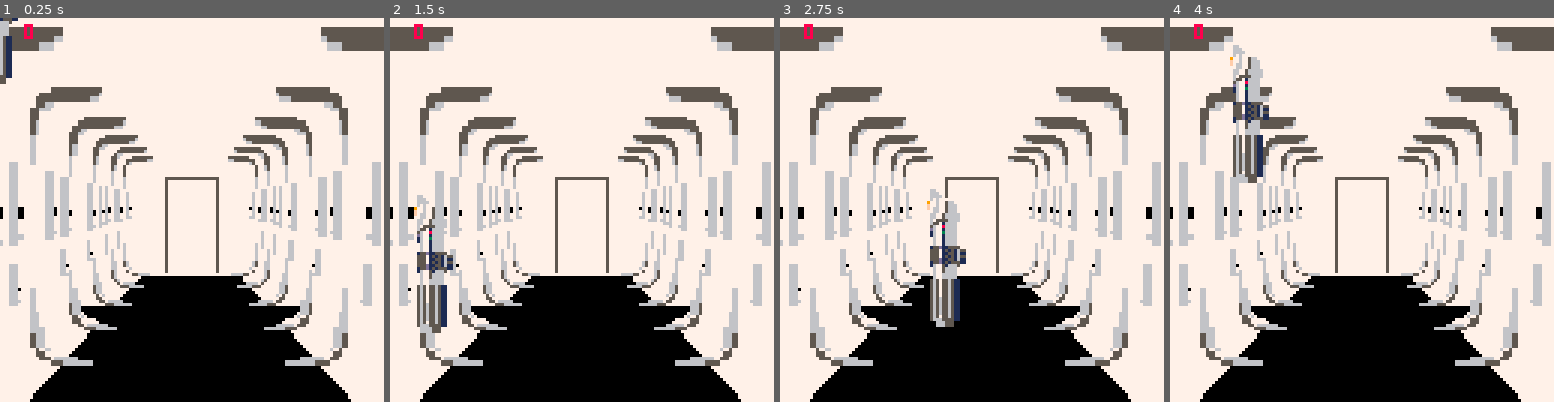
Above: before the commit, frames 1-4 (left to right).
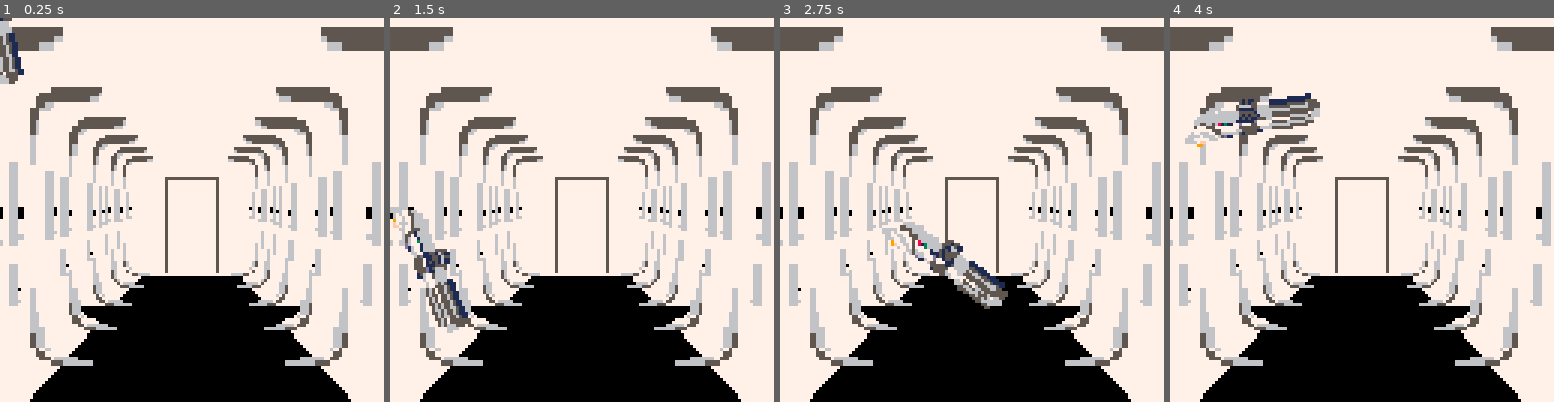
Above: after the commit, the same moments.

Repository: Chovin/Litghtsaber
Game: PICO-8 cartridge litghtsaber-gpio.p8
Same seed, same stepped clock (60 frames per second), same inputs: the game is played once before the commit and once after it.
Inputs (mouse positions are in pixels of both pictures, inside the frame that each line leads up to):
- Up to frame 1 (0.25 s): no input
- Up to frame 2 (1.5 s): tap X (X key) at 0.33, 1.07 s; click (670, 121) at 0.67 s; tap O (Z key) at 0.7 s; click (436, 267) at 1.22 s
- Up to frame 3 (2.75 s): hold Right 1.6-2.1 s; hold P2 Left 1.6-2.1 s; tap O (Z key) at 1.7, 2.1, 2.5 s; click (887, 114) at 1.77 s; tap X (X key) at 1.85 s; hold Up 2.15-2.42 s; hold P2 Down 2.15-2.42 s; click (952, 259) at 2.32 s; hold Right from 2.47 s (still down); hold P2 Left from 2.47 s (still down)
- Up to frame 4 (4 s): click (1404, 106) at 2.87 s; tap O (Z key) at 2.9, 3.3, 3.7 s; tap X (X key) at 2.97 s; release Right at 3.03 s; release P2 Left at 3.03 s; hold Left 3.08-3.58 s; hold P2 Right 3.08-3.58 s; click (1465, 256) at 3.42 s; hold Down 3.63-3.97 s; hold P2 Up 3.63-3.97 s; click (1231, 102) at 3.97 s

The runs differ from the first frame. In frame 1, 0.6% of the frame differs, in the area x 0-9%, y 0-18%; in frame 2, 2.6%; in frame 3, 3.8%, in the area x 6-60%, y 1-81%; in frame 4, 3.8%.

Commit message:
add rudimentary accel, restart, reverse hold later maybe kalman filter....

Diff:
--- a/litghtsaber-gpio.p8
+++ b/litghtsaber-gpio.p8
@@ -52,6 +52,7 @@
  avg_i = 1
  -- phone button pressed
  lit_pressed = 0
+ col_pressed = 0
 
  moved = false
  moved_t = 0
@@ -72,6 +73,9 @@
 
  hurting = 0
  life = 10
+ gpio = {}
+ has_gpio = false
+ points = 0
 
  _update = game_update
  _draw = game_draw
@@ -85,7 +89,34 @@
  -- if (btn(2)) sbr.y-=12
  -- if (btn(3)) sbr.y+=12
 
- if mouse_control then
+ gpio = {}
+ for i=0x5f80, 0x5fa0 do
+  add(gpio, peek(i))
+ end
+ if (gpio[1] != 0) has_gpio = true
+
+
+ if has_gpio then -- iphone control
+  -- yaw
+  reverse = (gpio[6] * 2)-1
+  sbr.a = gpio[1]/255 * reverse
+  -- change color
+  -- gpio 6
+  if (btnp(5) or col_pressed != gpio[7]) then
+   sbrci = sbrci%#sbrcs + 1
+   sbr.c = sbrcs[sbrci]
+  end
+  col_pressed = gpio[7]
+  -- gpio accel z, y
+  sbr.dx += -((gpio[13]/255) * 12 - 6) * 2
+  sbr.dy += ((gpio[12]/255) * 12 - 6) * 2
+  sbr.dx *= .95
+  sbr.dy *= .95
+  sbr.x = mid(0,128, sbr.x+sbr.dx)
+  sbr.y = mid(0,128, sbr.y+sbr.dy)
+  sbr.x = ((sbr.x - 64) * .925 + 64)
+  sbr.y = ((sbr.y - 120) * .85 + 120)
+ elseif mouse_control then
   mx, my, mb = mouse()
   local pressed = false
   if mb==1 and mbcd==0 then
@@ -118,15 +149,10 @@
    moved_t += 1
   end
 
-  gpio = {}
-  for i=0x5f80, 0x5f88 do
-   add(gpio, peek(i))
-  end
-
-  sbr.a = gpio[1]/255
-  -- if ds > .5 then
-  -- 	sbr.a = lerp(sbr.a, a, .1)
-  -- end
+
+  if ds > .5 then
+  	sbr.a = lerp(sbr.a, a, .1)
+  end
 
   --da = abs()
 
@@ -151,8 +177,9 @@
  -- if (pressed) sbr.toggle(sbr)
  -- shift key
 
- if (btnp(4,1) or lit_pressed != gpio[1]) sbr.toggle(sbr)
- lit_pressed = gpio[1]
+ -- gpio 4
+ if (btnp(4,1) or lit_pressed != gpio[5]) sbr.toggle(sbr)
+ lit_pressed = gpio[5]
  --if (btnp(5,1)) across = not across
 
  --sbr2.update(sbr2)
@@ -340,7 +367,9 @@
  --sbr2.draw(sbr2)
  -- print('x: '..mx..' y: '..my..' b: '..mb,0,0,7)
  -- print('a: '..sbr.a..' da: '..sbr.da,0,8,7)
- print( (peek(0x5f80)/255),8,2,8)
+
+ -- score
+ -- print(points,3,2,8)
 end
 
 -- door
@@ -410,6 +439,7 @@
 				e.hurting += 1
 				if e.hurting > 5 then
 					del(enemies, e)
+      points += 1
 				end
 			end
 			if e.t==e.stopt then
@@ -665,7 +695,9 @@
   sparks={},
   pa=0,
   px=0,
-  py=0
+  py=0,
+  dx=0, -- added for iphone control
+  dy=0
  }
 
  s.update=function(s)
@@ -927,19 +959,27 @@
 function game_over()
  _update = over_update
  _draw   = over_draw
+ over_points = points
  t = 0
 end
 
 function over_update()
  mx, my, mb = mouse()
+ gpio = {}
+ for i=0x5f80, 0x5fa0 do
+  add(gpio, peek(i))
+ end
  t += .015
- if t > 10 and (mb == 1 or btnp(4)) then
+
+ -- gpio 1
+ if t > .015*40 and (mb == 1 or btnp(4) or gpio[2] == 1) then
   _init()
  end
  if t < 1 then
   game_update()
  end
  sbr.update(sbr)
+ points = over_points -- in case we kill after game over somehow
 end
 
 function over_draw()
@@ -947,9 +987,18 @@
  s = 'game over'
  print(s, 64 - #s*2,62 - sin(t)*2+1, 0)
  print(s, 64 - #s*2,62 - sin(t)*2, 8)
- s = 'click mouse to restart'
+ if has_gpio then
+  s = 'press 1 to restart'
+ else
+  s = 'click mouse to restart'
+ end
+ print(s, 64 - #s*2,91, 1)
  print(s, 64 - #s*2,90, 12)
- print(s, 64 - #s*2,90, 1)
+
+ s = 'score:'..points
+ rectfill(64-#s*2-3, 75,
+           64+#s*2+2, 83,0)
+ print('score:'..points,64-#s*2,77,7)
 
 end
 
Not shown, changed: game/index.js
Not shown, changed: game/watch.js
